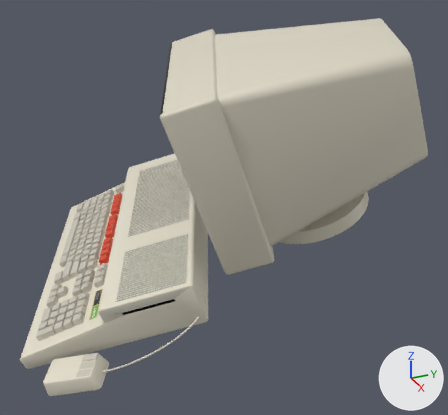
Before and after pictures for a commit that changed the glTF model godot/themes/console/models/systems/archimedes.glb.
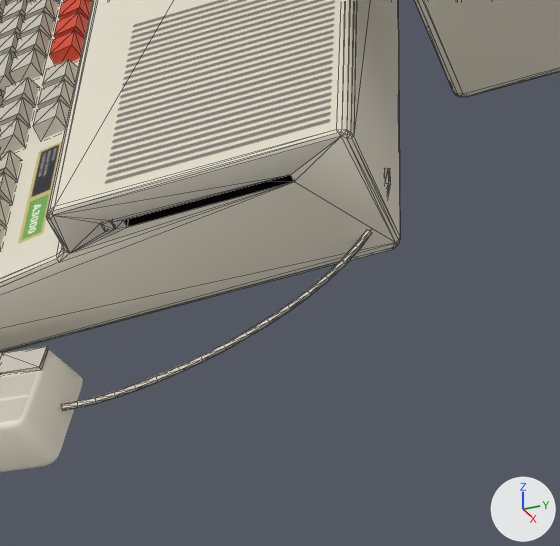
Each version is shown whole from a 50 mm camera at (1.411, -0.547, 0.936) aimed at (0.074, 0.055, 0.267), then close up on the part from 19% to 58% of the width and 59% to 100% of the height. Arrows for +X, +Y and +Z are at lower right; the lights stay in place. The older version's two pictures come first. The close-ups show mesh edges as thin lines. Where no turn or scale is listed for an object, it has been applied to the vertices. Vertices at exactly the same position are counted once.

The first close-up shows 'archimedes', 'mouse', 'select' and 1 more.
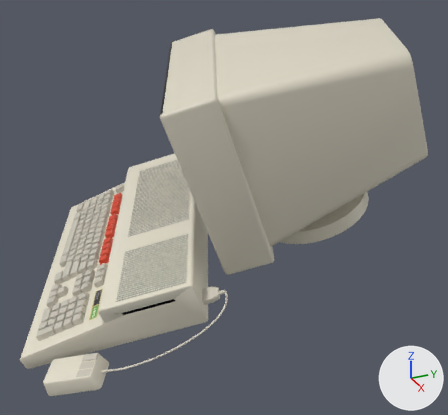
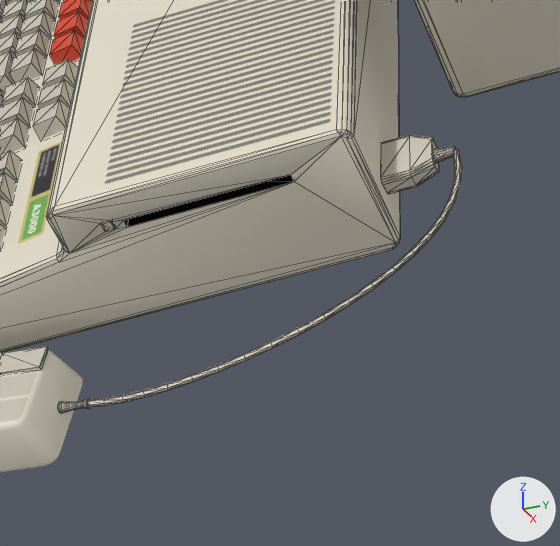
Location of each change, (x1, y1, x2, y2) in pixels of the close-ups (560 x 546 px):
'archimedes', reshaped
    before: (0, 0, 560, 411)
    after: (0, 0, 560, 413)
part 1 of me_archimedes, rebuilt (13% wider, 6% taller)
    before: (61, 168, 391, 411)
    after: (88, 149, 462, 407)
part 2 of me_archimedes, added
    after: (58, 398, 91, 413)
part 3 of me_archimedes, added
    after: (433, 146, 456, 163)
part 4 of me_archimedes, added
    after: (381, 135, 439, 194)

Patch to the scene script:
```diff
--- a/godot/themes/console/models/systems/archimedes.glb.py
+++ b/godot/themes/console/models/systems/archimedes.glb.py
@@ me_archimedes @@
 # used by ob_archimedes; location = (-0.1212, -0.3672, 0.0418)
-me_archimedes.from_pydata(...)  # 1670 vertices, 2858 faces; spans x -0.293..0.535, y -0.133..0.867, z -0.042..0.692
+me_archimedes.from_pydata(...)  # 1894 vertices, 3290 faces; spans x -0.293..0.535, y -0.133..0.867, z -0.042..0.692
+# me_archimedes part 1: the loose piece of 126 vertices spanning x 0.439..0.482, y 0.02..0.266, z 0.019..0.14 is rebuilt with 126 vertices and now spans x 0.46..0.508, y 0.036..0.309, z 0.025..0.155
+# me_archimedes part 2: a new loose piece of 80 vertices spanning x 0.45..0.467, y 0.018..0.039, z 0.018..0.031, in mat_case (picture img_archimedes_print)
+# me_archimedes part 3: a new loose piece of 64 vertices spanning x 0.45..0.464, y 0.29..0.308, z 0.144..0.157, in mat_case (picture img_archimedes_print)
+# me_archimedes part 4: a new loose piece of 48 vertices spanning x 0.421..0.468, y 0.252..0.3, z 0.127..0.157, in mat_case (picture img_archimedes_print)
+# other edits to the shape of me_archimedes do not show in these pictures
 me_archimedes.materials.append(mat_case)
```
